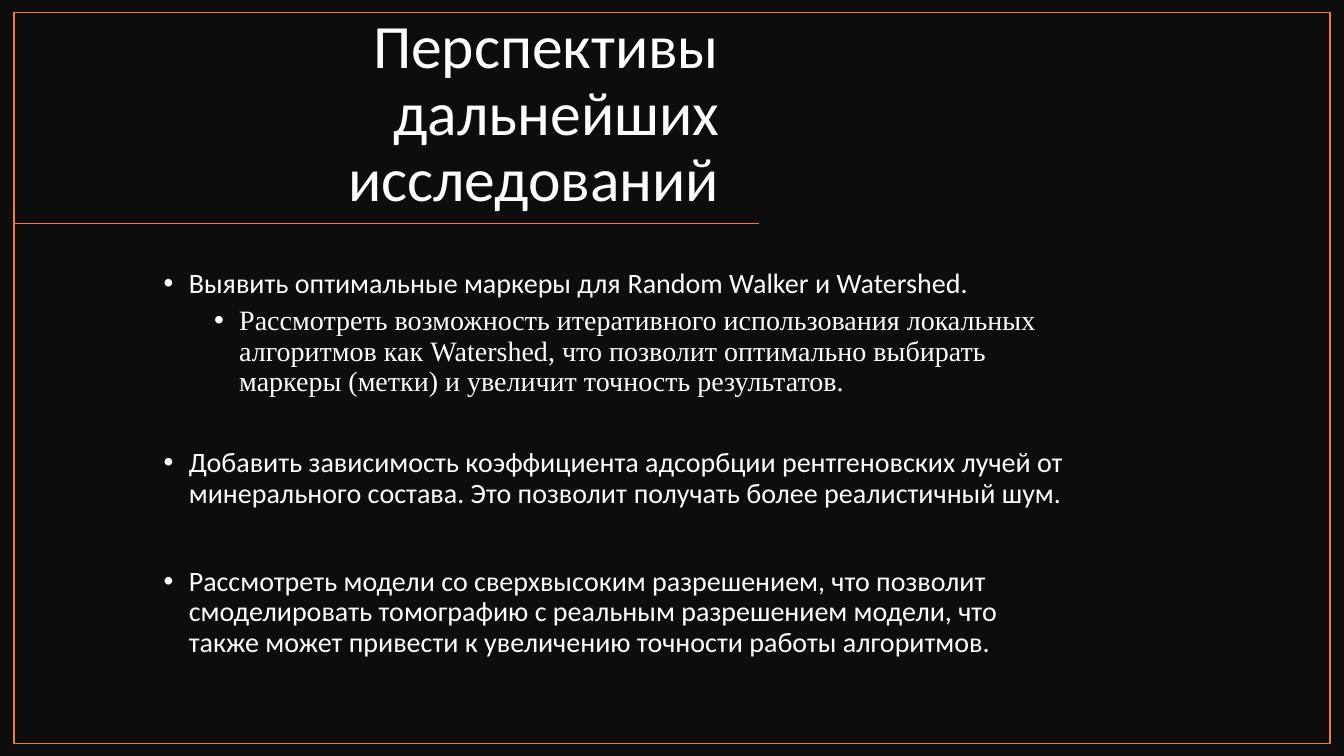
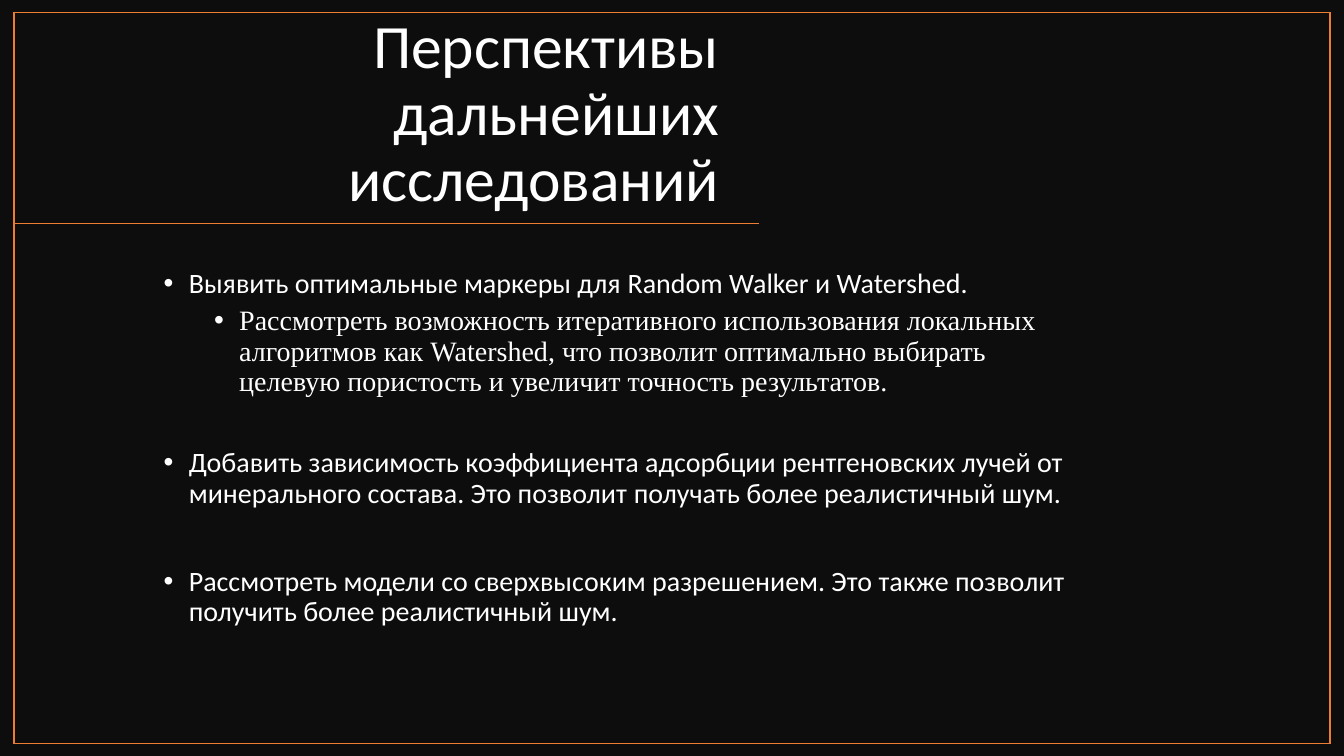
Before and after one commit to IgorianKiselev02/SpringPractice2022, a slide deck: slide 14 of ОтчётV2.0.pptx. Drawn at 1344x756 pixels with LibreOffice and Linux fonts; fonts in the diff are those of the drawing. Boxes give left, top, right and bottom in pixels: in the first picture for what was removed or moved away, otherwise in the second. Text is boxed around its words. In the diff, an @@ line names an element or a change of style, - is before the commit and + after.

```diff
--- a/ОтчётV2.0.pptx
+++ b/ОтчётV2.0.pptx
@@ text at [239, 311, 1036, 396]: text changed @@
-  • Рассмотреть возможность итеративного использования локальных алгоритмов как Watershed, что позволит оптимально выбирать маркеры (метки) и увеличит точность результатов.
+  • Рассмотреть возможность итеративного использования локальных алгоритмов как Watershed, что позволит оптимально выбирать целевую пористость и увеличит точность результатов.
@@ text at [189, 573, 1064, 626]: text changed @@
-• Рассмотреть модели со сверхвысоким разрешением, что позволит смоделировать томографию с реальным разрешением модели, что также может привести к увеличению точности работы алгоритмов.
+• Рассмотреть модели со сверхвысоким разрешением. Это также позволит получить более реалистичный шум.
```
Also in this commit, not shown: 1 other file.
